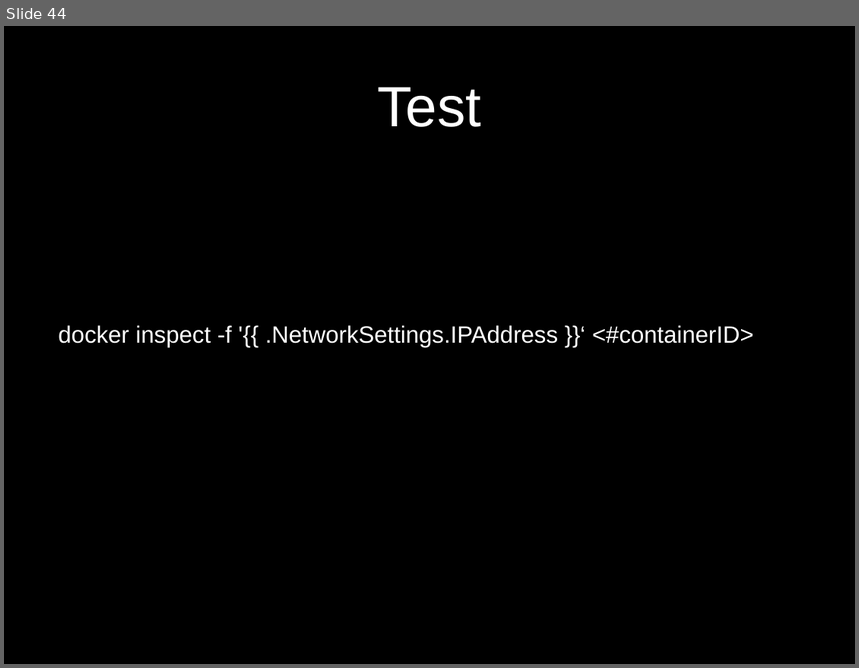
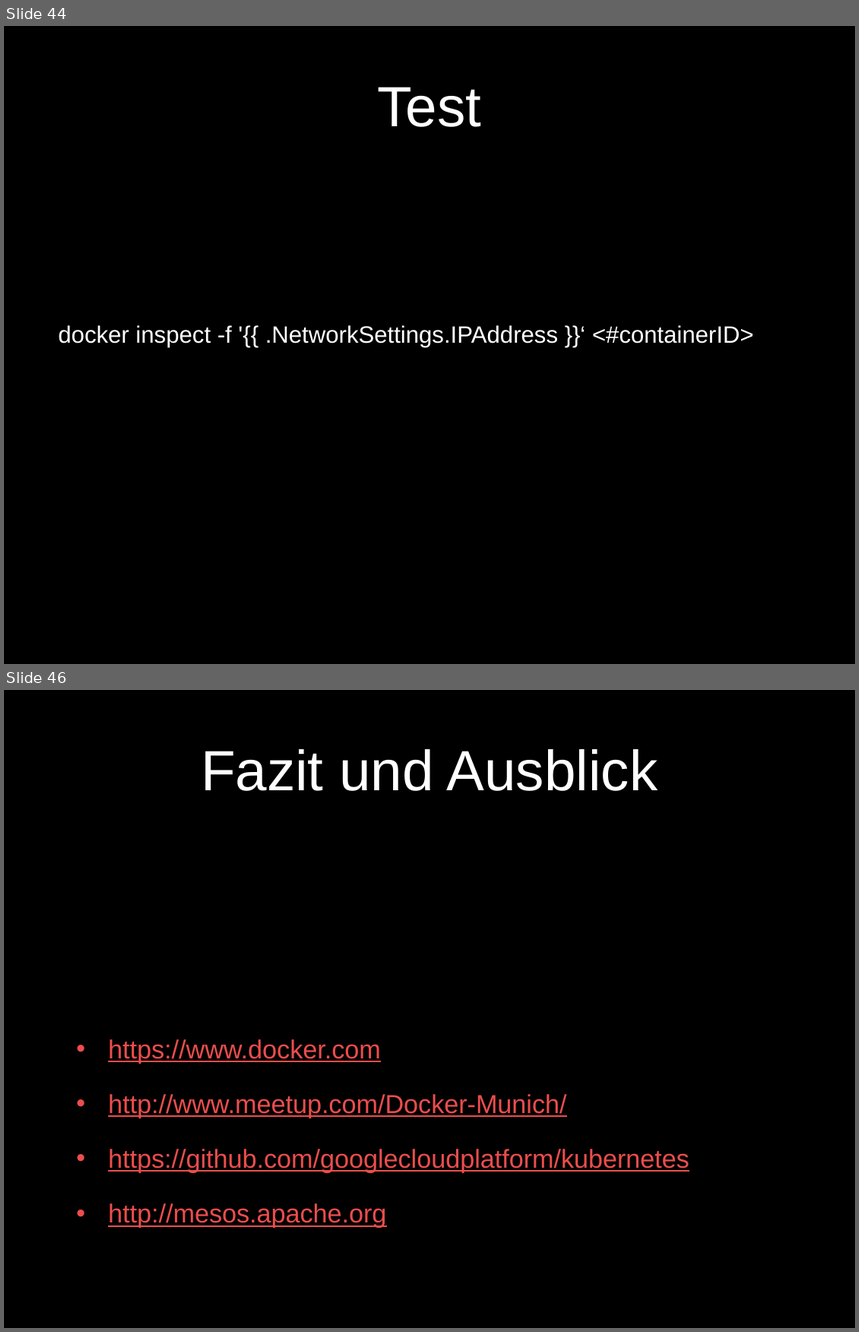
Before and after one commit to ra1f/docker-intro, a slide deck: DockerIntro.pptx. Shown one above the other, each under a label of ours: slide 44 before the commit, slides 44 and 46 after it; the slides between them are not shown. The pictures are 859x668 and 859x1332 pixels, drawn with LibreOffice and Linux fonts; fonts in the diff are those of the drawing; background and template pictures are left out. Boxes give left, top, right and bottom in pixels: in the first picture for what was removed or moved away, otherwise in the second. Text is boxed around its words. In the diff, an @@ line names an element or a change of style, - is before the commit and + after.

```diff
--- a/DockerIntro.pptx
+++ b/DockerIntro.pptx
@@ slide 46 added at (4,690,855,1328), background picture (left out) @@
@@ title added at (201,749,658,791), 48 pt, text #FFFFFF @@
+Fazit und Ausblick
@@ text added at (108,1040,690,1228), 22 pt, text #EC4D4D, underline @@
+• https://www.docker.com
+• http://www.meetup.com/Docker-Munich/
+• https://github.com/googlecloudplatform/kubernetes
+• http://mesos.apache.org
```
Also in this commit, not shown: 4 slides changed, 2 other slides added, 2 slides removed.
